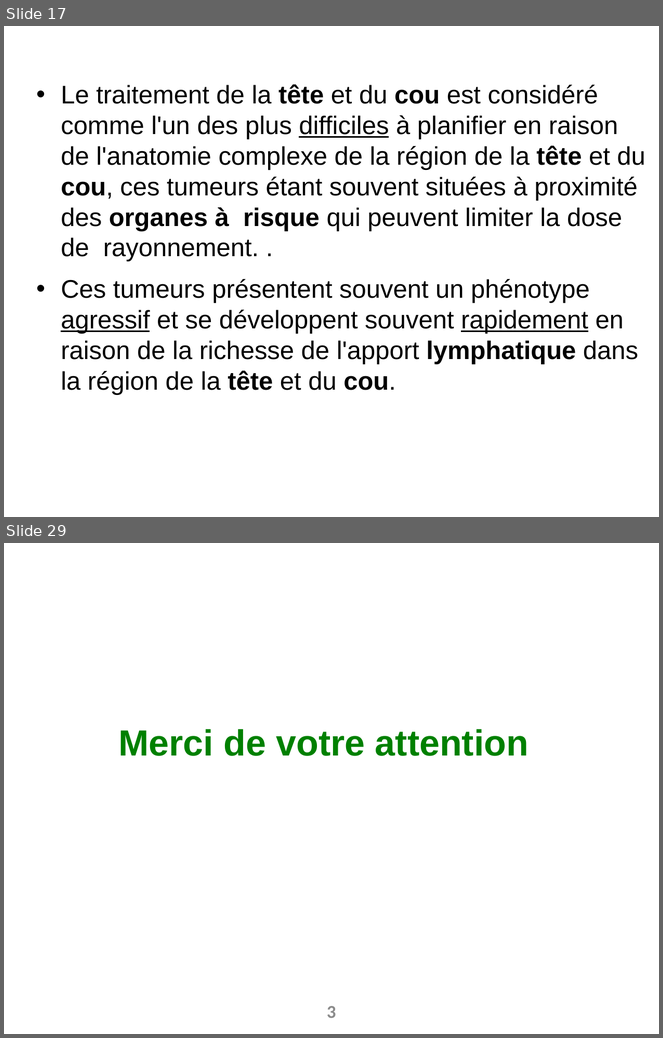
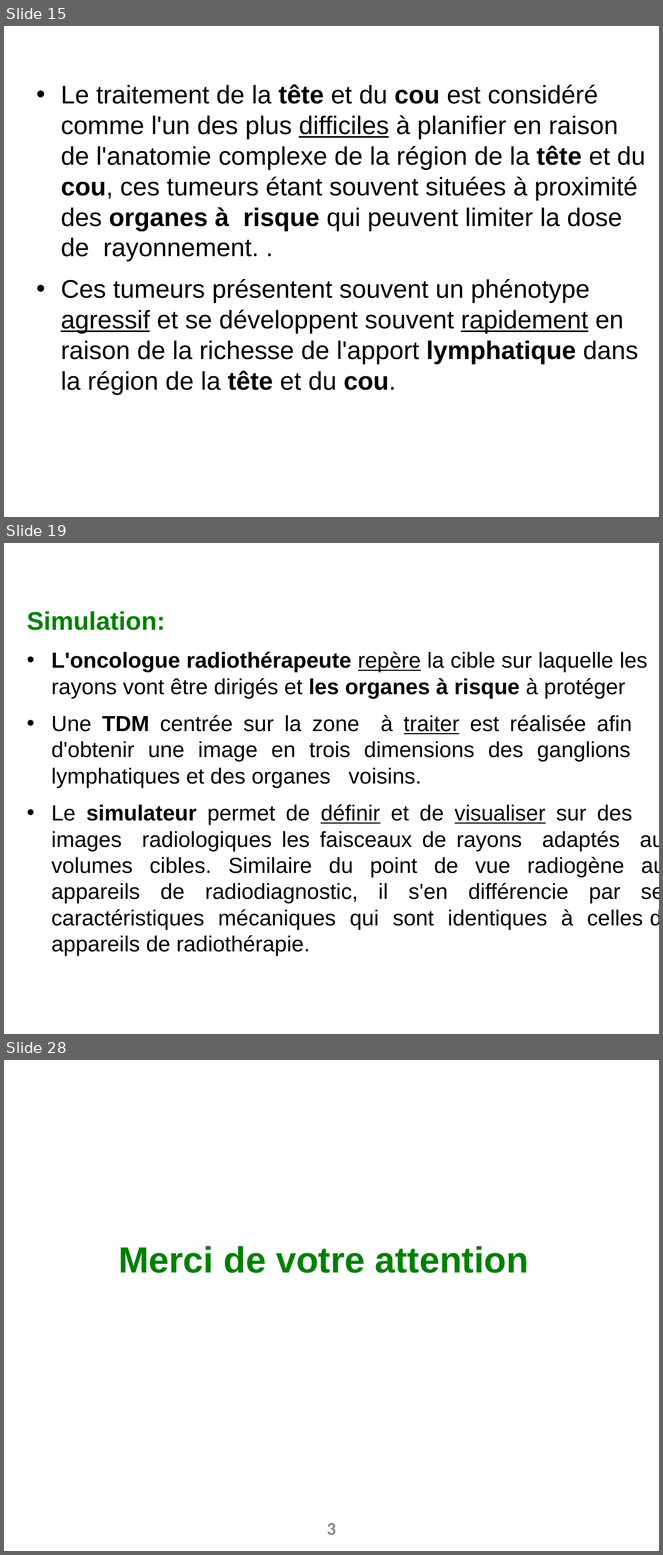
Before and after one commit to ay-learn/RT-ORL, a slide deck: power-point/biophysique.pptx. Shown one above the other, each under a label of ours: slides 17 and 29 before the commit, slides 15, 19 and 28 after it; the slides between them are not shown. The pictures are 663x1038 and 663x1555 pixels, drawn with LibreOffice and Linux fonts; fonts in the diff are those of the drawing; background and template pictures are left out. Boxes give left, top, right and bottom in pixels: in the first picture for what was removed or moved away, otherwise in the second. Text is boxed around its words. In the diff, an @@ line names an element or a change of style, - is before the commit and + after.

```diff
--- a/power-point/biophysique.pptx
+++ b/power-point/biophysique.pptx
@@ slide 19 added at box(4, 543, 659, 1034), background picture (left out) @@
@@ text added at box(27, 611, 648, 956), 24 pt, text #000000 @@
+Simulation:
+• L'oncologue radiothérapeute repère la cible sur laquelle les rayons vont être dirigés et les organes à risque à protéger
+• Une TDM centrée sur la zone à traiter est réalisée afin d'obtenir une image en trois dimensions des ganglions lymphatiques et des organes voisins.
+• Le simulateur permet de définir et de visualiser sur des images radiologiques les faisceaux de rayons adaptés aux volumes cibles. Similaire du point de vue radiogène aux appareils de radiodiagnostic, il s'en différencie par ses caractéristiques mécaniques qui sont identiques à celles des appareils de radiothérapie.
@@ what was slide 17 is now slide 15 @@
@@ what was slide 29 is now slide 28 @@
```
Also in this commit, not shown: 13 slides changed, 2 slides removed.
